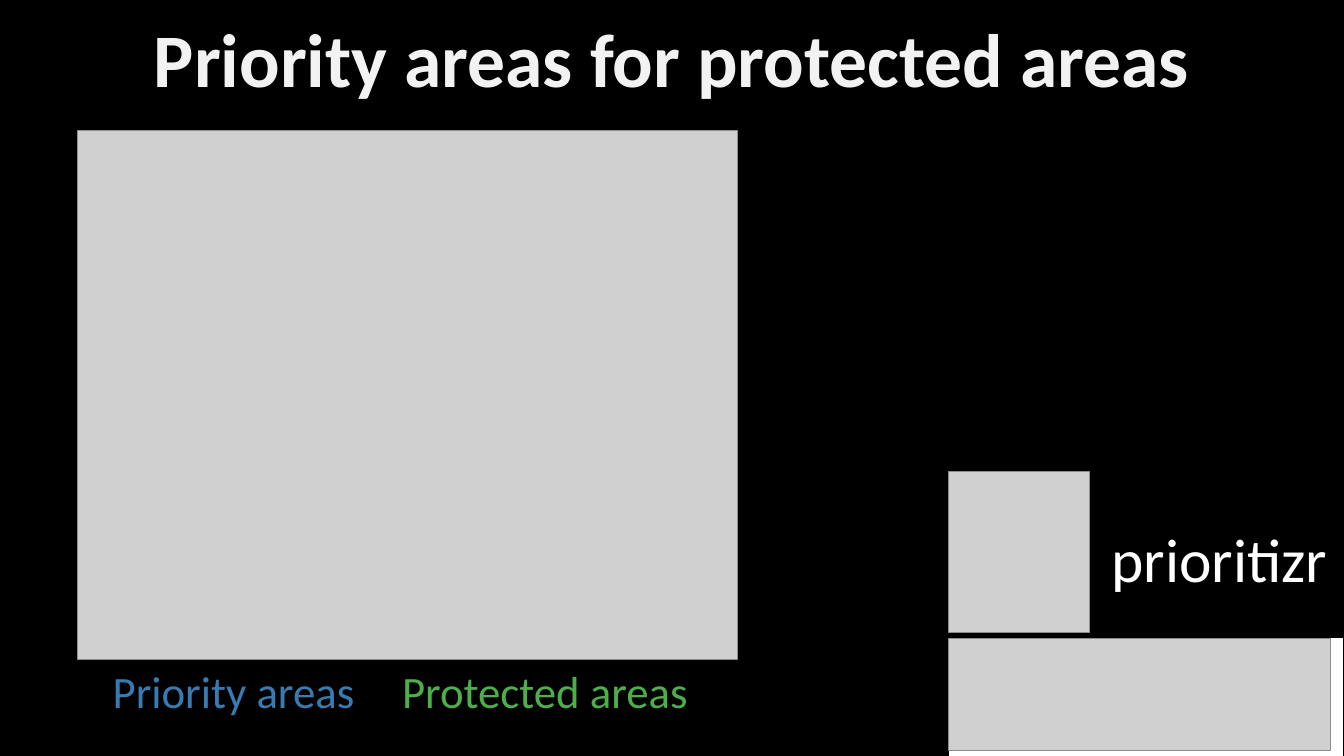
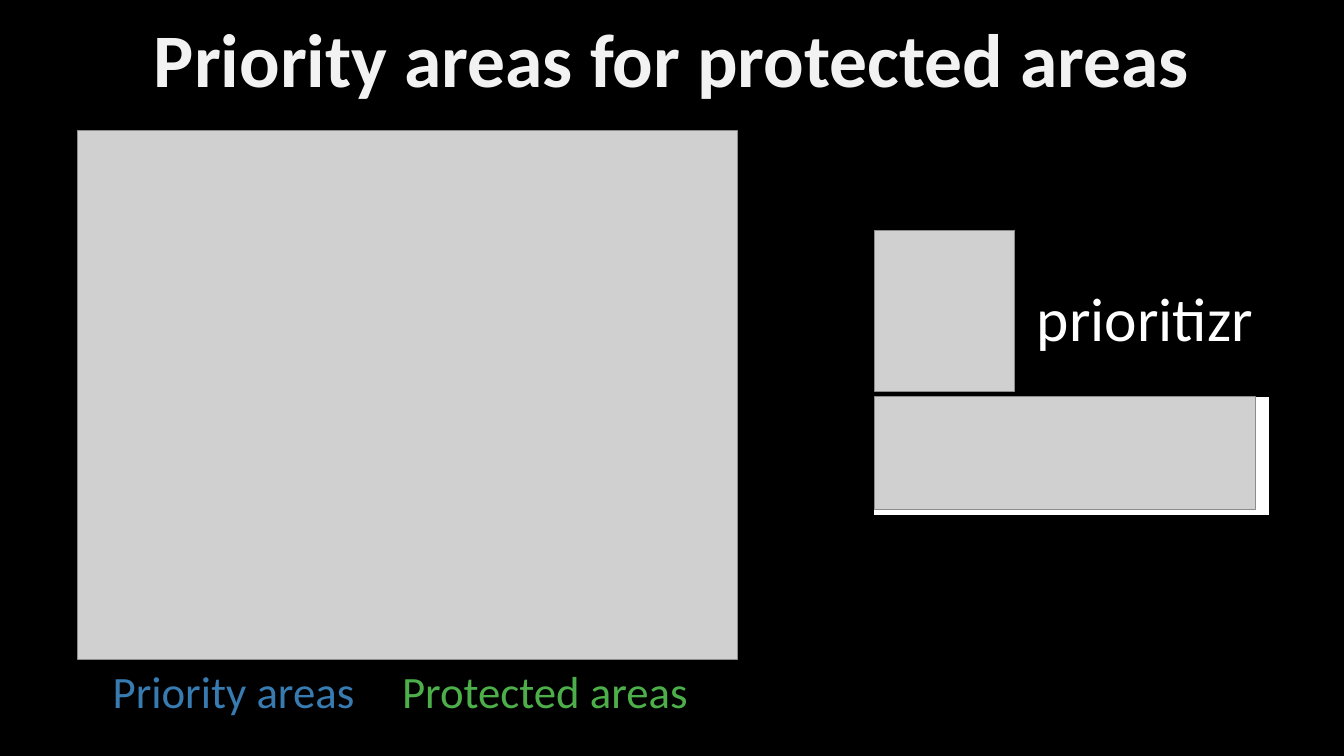
Before and after one commit to jeffreyhanson/abstracts-and-slides, a slide deck: slide 15 of seminars/EEF-presentation-02-08-2019/jeffrey-hanson-eff-slides.pptx (slide 14 before the commit). Drawn at 1344x756 pixels with LibreOffice and Linux fonts; fonts in the diff are those of the drawing; grey boxes stand for pictures. Boxes give left, top, right and bottom in pixels: in the first picture for what was removed or moved away, otherwise in the second. Text is boxed around its words. In the diff, an @@ line names an element or a change of style, - is before the commit and + after.

```diff
--- a/seminars/EEF-presentation-02-08-2019/jeffrey-hanson-eff-slides.pptx
+++ b/seminars/EEF-presentation-02-08-2019/jeffrey-hanson-eff-slides.pptx
@@ 2 pictures, 1 text, 1 rectangle: place and size @@
-2 pictures, 1 text, 1 rectangle at bbox=[949, 472, 1343, 756]
+2 pictures, 1 text, 1 rectangle at bbox=[874, 230, 1268, 515]
```
Also in this commit, not shown: 2 other slides changed, 1 slide added.
